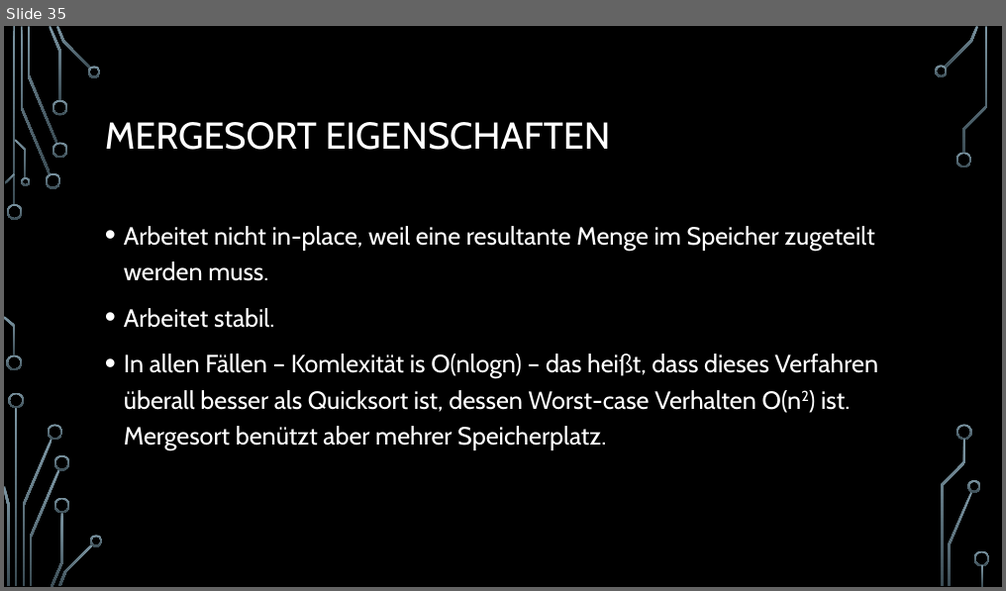
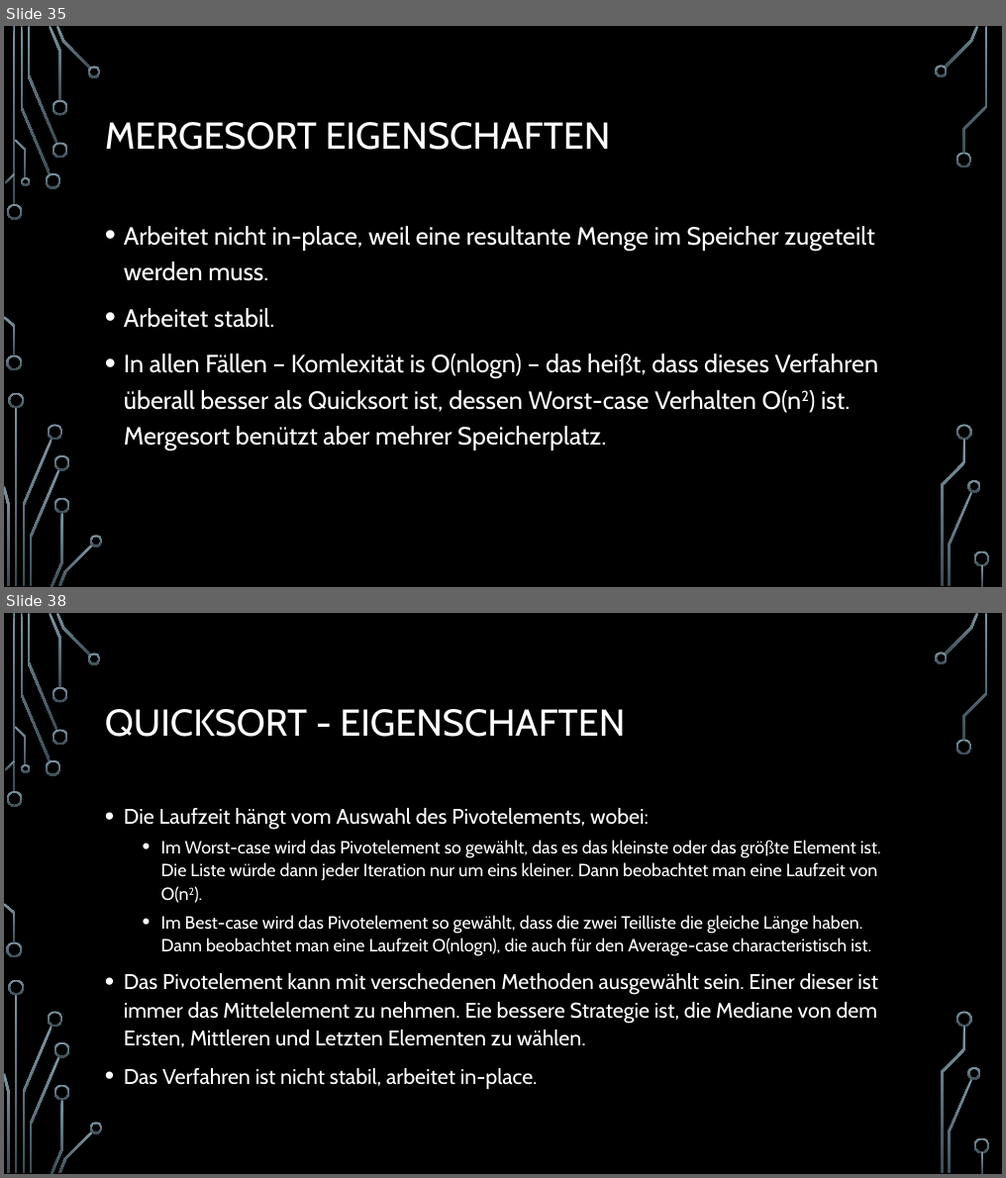
Before and after one commit to d-petrov/SortingAlgorithms, a slide deck: docs/sorting algorithms - presentation/Sortierverfahren.pptx. Shown one above the other, each under a label of ours: slide 35 before the commit, slides 35 and 38 after it; the slides between them are not shown. The pictures are 1006x591 and 1006x1178 pixels, drawn with LibreOffice and Linux fonts; fonts in the diff are those of the drawing; background and template pictures are left out. Boxes give left, top, right and bottom in pixels: in the first picture for what was removed or moved away, otherwise in the second. Text is boxed around its words. In the diff, an @@ line names an element or a change of style, - is before the commit and + after.

Commit message:
Added Quicksort to documentation

```diff
--- a/docs/sorting algorithms - presentation/Sortierverfahren.pptx
+++ b/docs/sorting algorithms - presentation/Sortierverfahren.pptx
@@ slide 38 added at [4,613,1002,1174], background picture (left out); not listed: 36 template elements that a slide beside it also shows @@
@@ title added at [105,709,625,737], 36 pt, text #FFFFFF @@
+QUICKSORT - EIGENSCHAFTEN
@@ text added at [124,808,881,1090], 17 pt, text #FFFFFF @@
+• Die Laufzeit hängt vom Auswahl des Pivotelements, wobei:
+  • Im Worst-case wird das Pivotelement so gewählt, das es das kleinste oder das größte Element ist. Die Liste würde dann jeder Iteration nur um eins kleiner. Dann beobachtet man eine Laufzeit von O(n2).
+  • Im Best-case wird das Pivotelement so gewählt, dass die zwei Teilliste die gleiche Länge haben. Dann beobachtet man eine Laufzeit O(nlogn), die auch für den Average-case characteristisch ist.
+• Das Pivotelement kann mit verschedenen Methoden ausgewählt sein. Einer dieser ist immer das Mittelelement zu nehmen. Eie bessere Strategie ist, die Mediane von dem Ersten, Mittleren und Letzten Elementen zu wählen.
+• Das Verfahren ist nicht stabil, arbeitet in-place.
```
Also in this commit, not shown: 2 other slides added, 2 other files.
